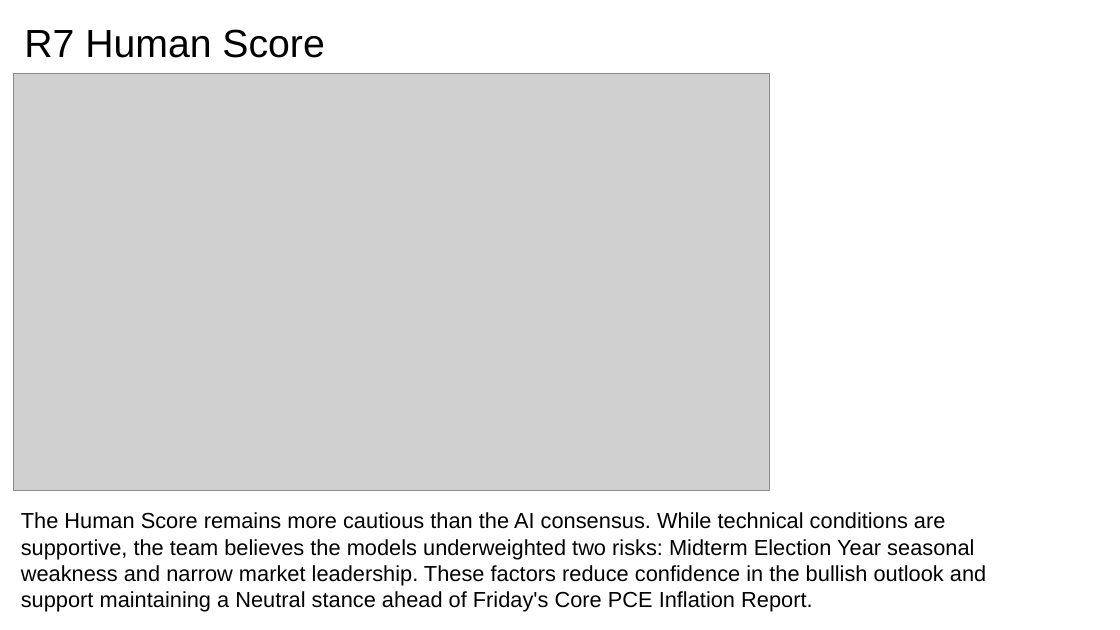
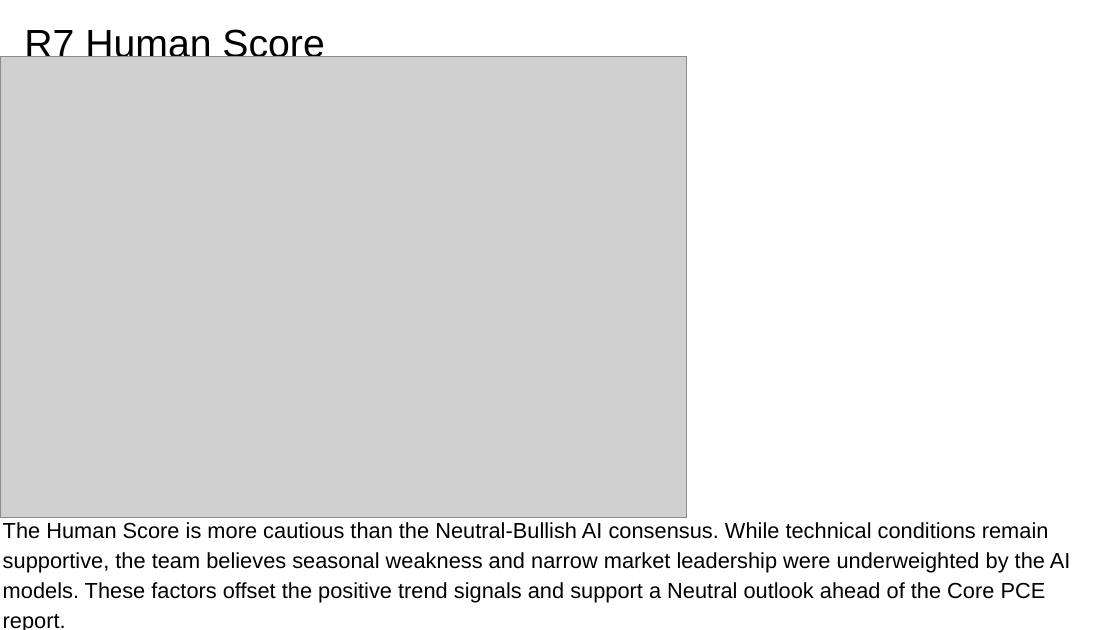
Before and after one commit to The-Bao-Le/CP3405-Project, a slide deck: slide 8 of presentation_2026-W22_Group2.pptx. Drawn at 1120x630 pixels with LibreOffice and Linux fonts; fonts in the diff are those of the drawing; grey boxes stand for pictures. Boxes give left, top, right and bottom in pixels: in the first picture for what was removed or moved away, otherwise in the second. Text is boxed around its words. In the diff, an @@ line names an element or a change of style, - is before the commit and + after.

```diff
--- a/presentation_2026-W22_Group2.pptx
+++ b/presentation_2026-W22_Group2.pptx
@@ picture: place and size @@
-picture at <box>13,73,769,491</box>
+picture at <box>0,56,687,517</box>
@@ text at <box>3,522,1071,630</box>: text changed @@
-The Human Score remains more cautious than the AI consensus. While technical conditions are supportive, the team believes the models underweighted two risks: Midterm Election Year seasonal weakness and narrow market leadership. These factors reduce confidence in the bullish outlook and support maintaining a Neutral stance ahead of Friday's Core PCE Inflation Report.
+The Human Score is more cautious than the Neutral-Bullish AI consensus. While technical conditions remain supportive, the team believes seasonal weakness and narrow market leadership were underweighted by the AI models. These factors offset the positive trend signals and support a Neutral outlook ahead of the Core PCE report.
```
